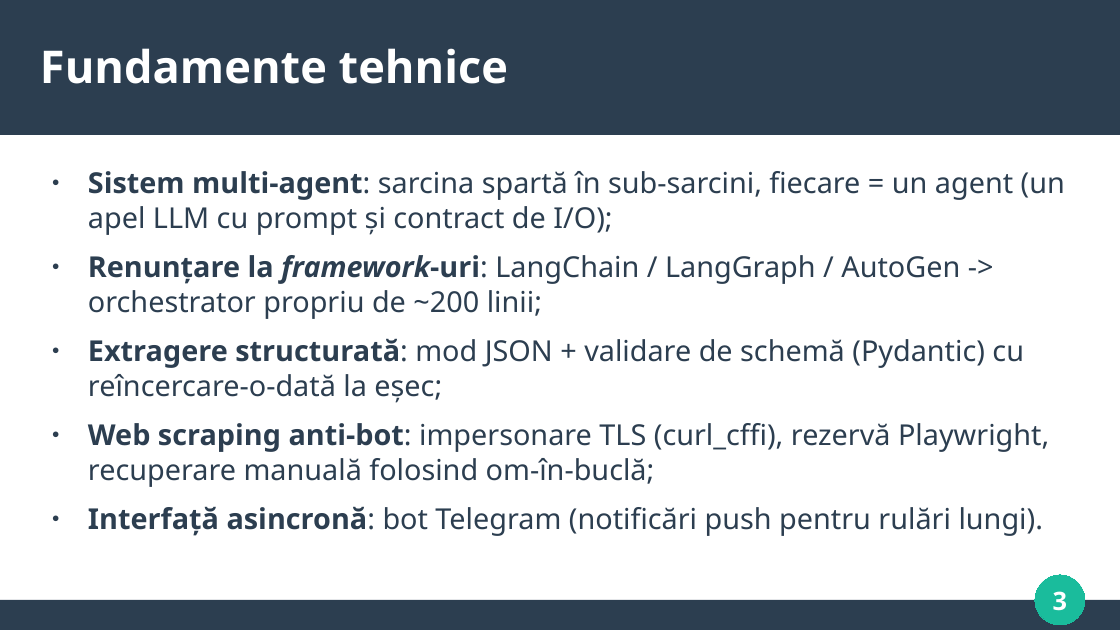
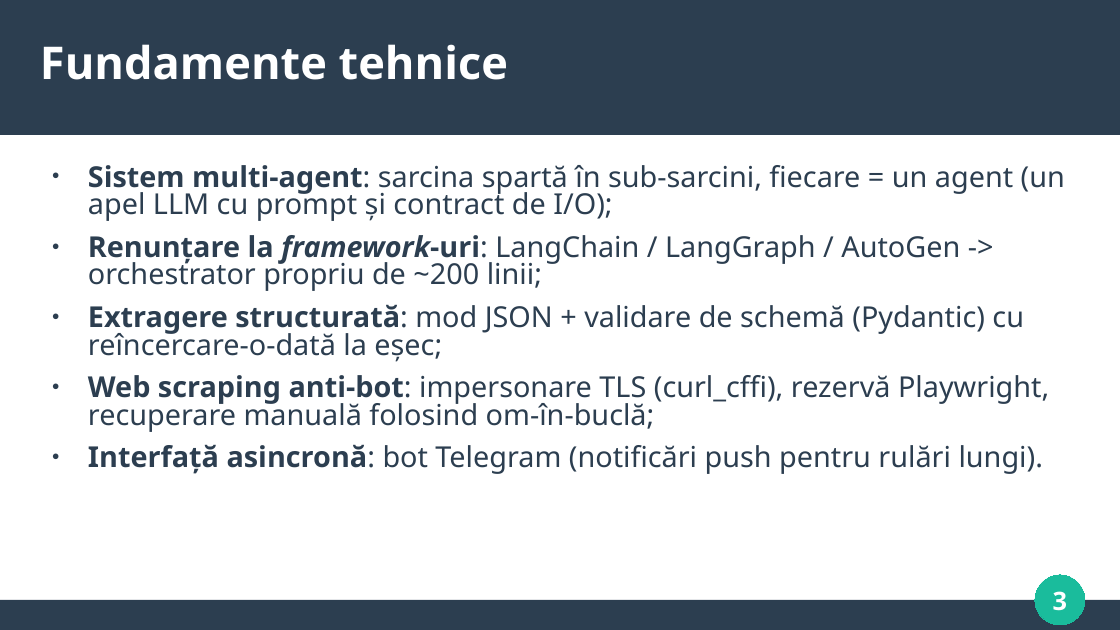
Before and after one commit to KpuBemKa/docs-usm, a slide deck: slide 3 of teza/prezentation-teza.pptx. Drawn at 1120x630 pixels with LibreOffice and Linux fonts; fonts in the diff are those of the drawing. Boxes give left, top, right and bottom in pixels: in the first picture for what was removed or moved away, otherwise in the second. Text is boxed around its words. In the diff, an @@ line names an element or a change of style, - is before the commit and + after.

```diff
--- a/teza/prezentation-teza.pptx
+++ b/teza/prezentation-teza.pptx
@@ title "Fundamente tehnice" at [40,44,508,80]: line spacing 1 to 0.9 @@
@@ text "Sistem multi-agent: sarcina spartă în ..." at [88,165,1065,474]: line spacing 1 to 0.8; more space between paragraphs @@
```
Also in this commit, not shown: 10 other slides changed, 2 other files.
